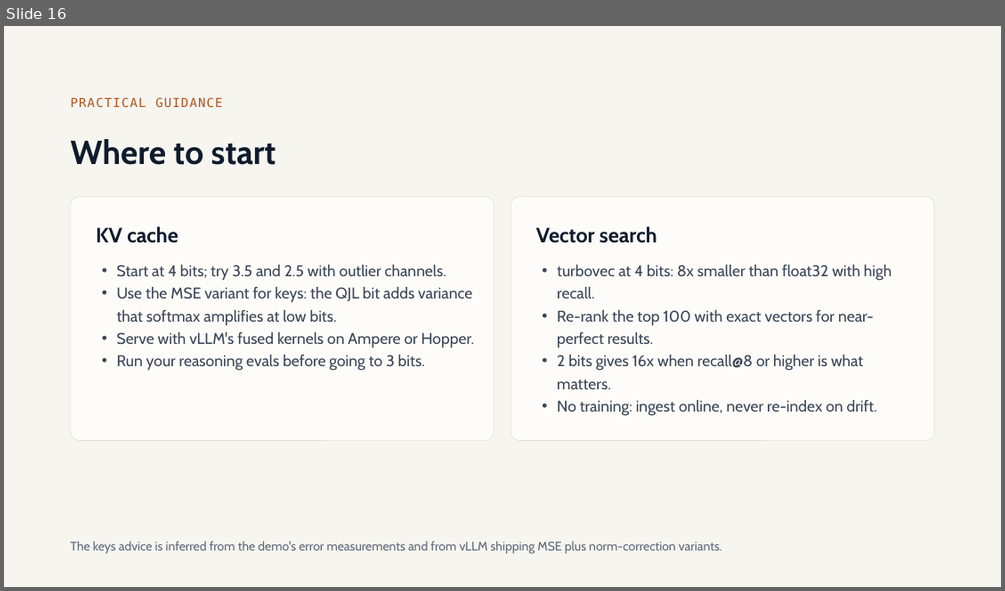
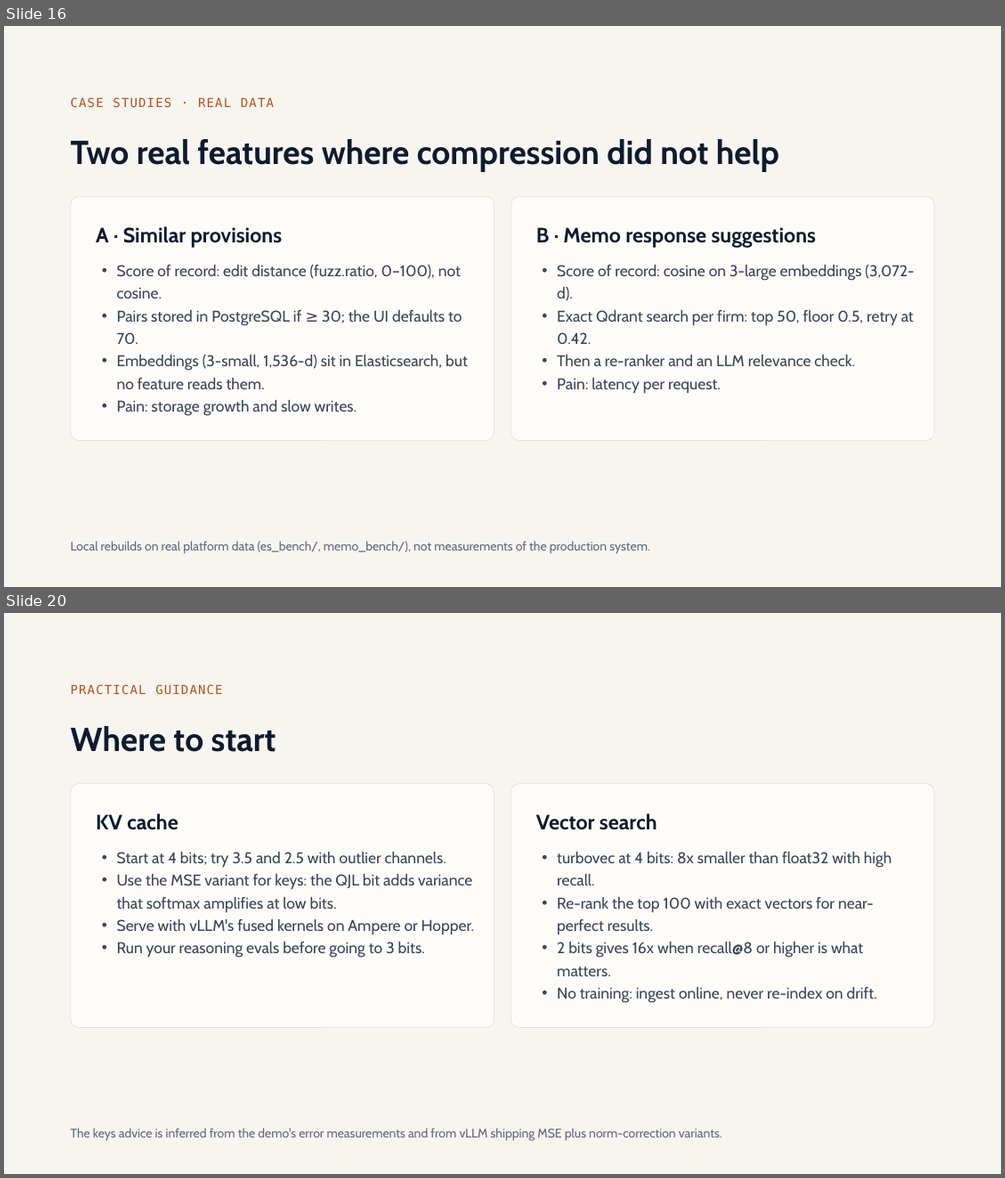
Before and after one commit to olonok69/TurboQuant_ML, a slide deck: docs/TurboQuant.pptx. Shown one above the other, each under a label of ours: slide 16 before the commit, slides 16 and 20 after it; the slides between them are not shown. The pictures are 1005x591 and 1005x1178 pixels, drawn with LibreOffice and Linux fonts; fonts in the diff are those of the drawing. Boxes give left, top, right and bottom in pixels: in the first picture for what was removed or moved away, otherwise in the second. Text is boxed around its words. In the diff, an @@ line names an element or a change of style, - is before the commit and + after.

```diff
--- a/docs/TurboQuant.pptx
+++ b/docs/TurboQuant.pptx
@@ slide 16 added at <box>4,26,1001,587</box>, background #F6F5F0 @@
@@ text added at <box>71,97,274,107</box>, 12 pt, text #B4521A @@
+CASE STUDIES · REAL DATA
@@ title added at <box>71,139,779,172</box>, 32 pt, text #0F1B2D, bold @@
+Two real features where compression did not help
@@ rounded rectangle added at <box>71,197,494,440</box>, fill #FDFCF9, outline #E2DFD6 0.5 pt @@
@@ rounded rectangle added at <box>511,197,934,440</box>, fill #FDFCF9, outline #E2DFD6 0.5 pt @@
@@ text added at <box>96,226,283,248</box>, 20 pt, text #0F1B2D, bold @@
+A · Similar provisions
@@ text added at <box>536,227,817,248</box>, 20 pt, text #0F1B2D, bold @@
+B · Memo response suggestions
@@ text added at <box>117,265,468,416</box>, 15 pt, text #3A4556 @@
+• Score of record: edit distance (fuzz.ratio, 0–100), not cosine.
+• Pairs stored in PostgreSQL if ≥ 30; the UI defaults to 70.
+• Embeddings (3-small, 1,536-d) sit in Elasticsearch, but no feature reads them.
+• Pain: storage growth and slow writes.
@@ text added at <box>557,265,914,393</box>, 15 pt, text #3A4556 @@
+• Score of record: cosine on 3-large embeddings (3,072-d).
+• Exact Qdrant search per firm: top 50, floor 0.5, retry at 0.42.
+• Then a re-ranker and an LLM relevance check.
+• Pain: latency per request.
@@ text added at <box>71,540,650,554</box>, 12 pt, text #5F6979 @@
+Local rebuilds on real platform data (es_bench/, memo_bench/), not measurements of the production system.
@@ what was slide 16 is now slide 20 @@
```
Also in this commit, not shown: 3 other slides added, 5 other files.
